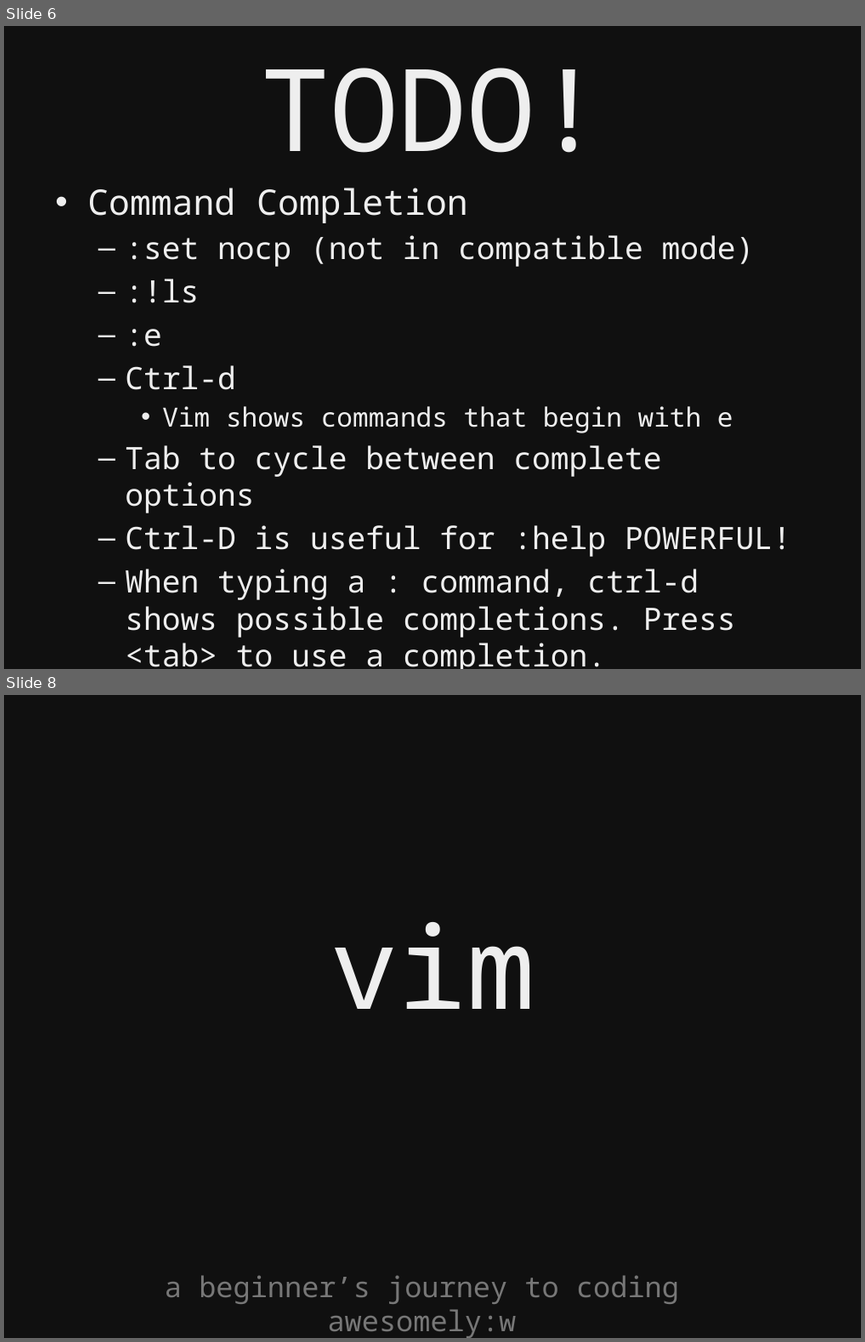
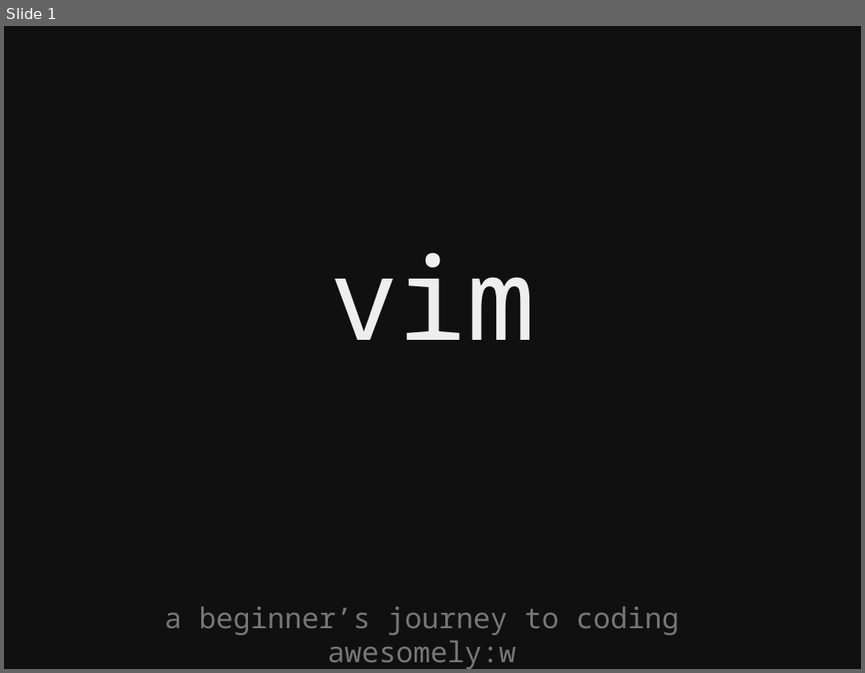
Before and after one commit to kyletolle/talks, a slide deck: beginning_vim-04.17.2012.pptx. Shown one above the other, each under a label of ours: slides 6 and 8 before the commit, slide 1 after it; the slides between them are not shown. The pictures are 865x1342 and 865x673 pixels, drawn with LibreOffice and Linux fonts; fonts in the diff are those of the drawing. Boxes give left, top, right and bottom in pixels: in the first picture for what was removed or moved away, otherwise in the second. Text is boxed around its words. In the diff, an @@ line names an element or a change of style, - is before the commit and + after.

```diff
--- a/beginning_vim-04.17.2012.pptx
+++ b/beginning_vim-04.17.2012.pptx
@@ slide 6 removed at (4,26,861,669), background #101010 @@
@@ title removed at (261,68,603,153) @@
-TODO!
@@ text removed at (87,188,791,669) @@
-• Command Completion
-  – :set nocp (not in compatible mode)
-  – :!ls
-  – :e
-  – Ctrl-d
-    • Vim shows commands that begin with e
-  – Tab to cycle between complete options
-  – Ctrl-D is useful for :help POWERFUL!
-  – When typing a : command, ctrl-d shows possible completions. Press <tab> to use a completion.
@@ what was slide 8 is now slide 1 @@
```
Also in this commit, not shown: 17 slides changed, 10 slides added, 3 other slides removed.
